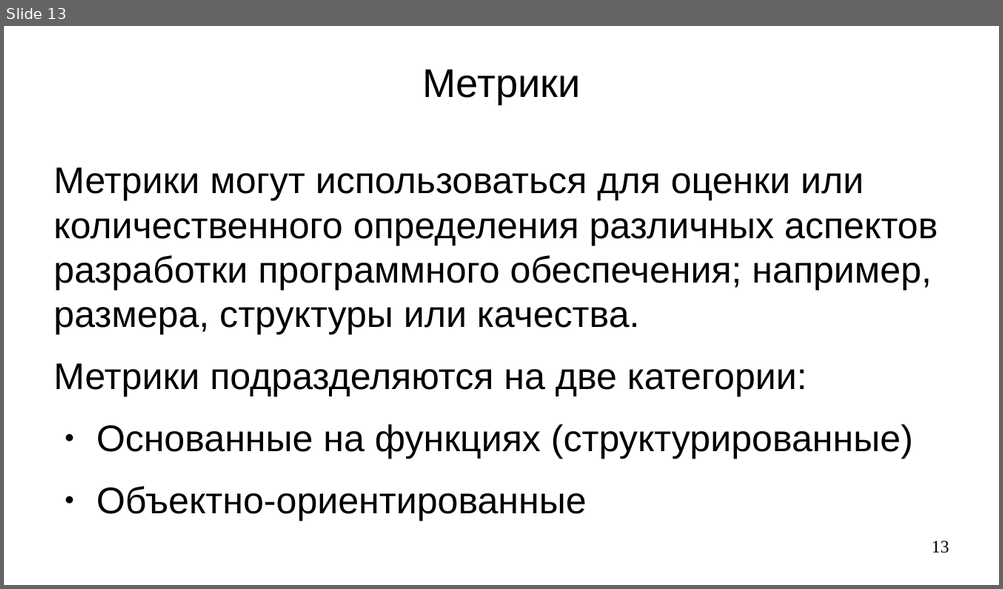
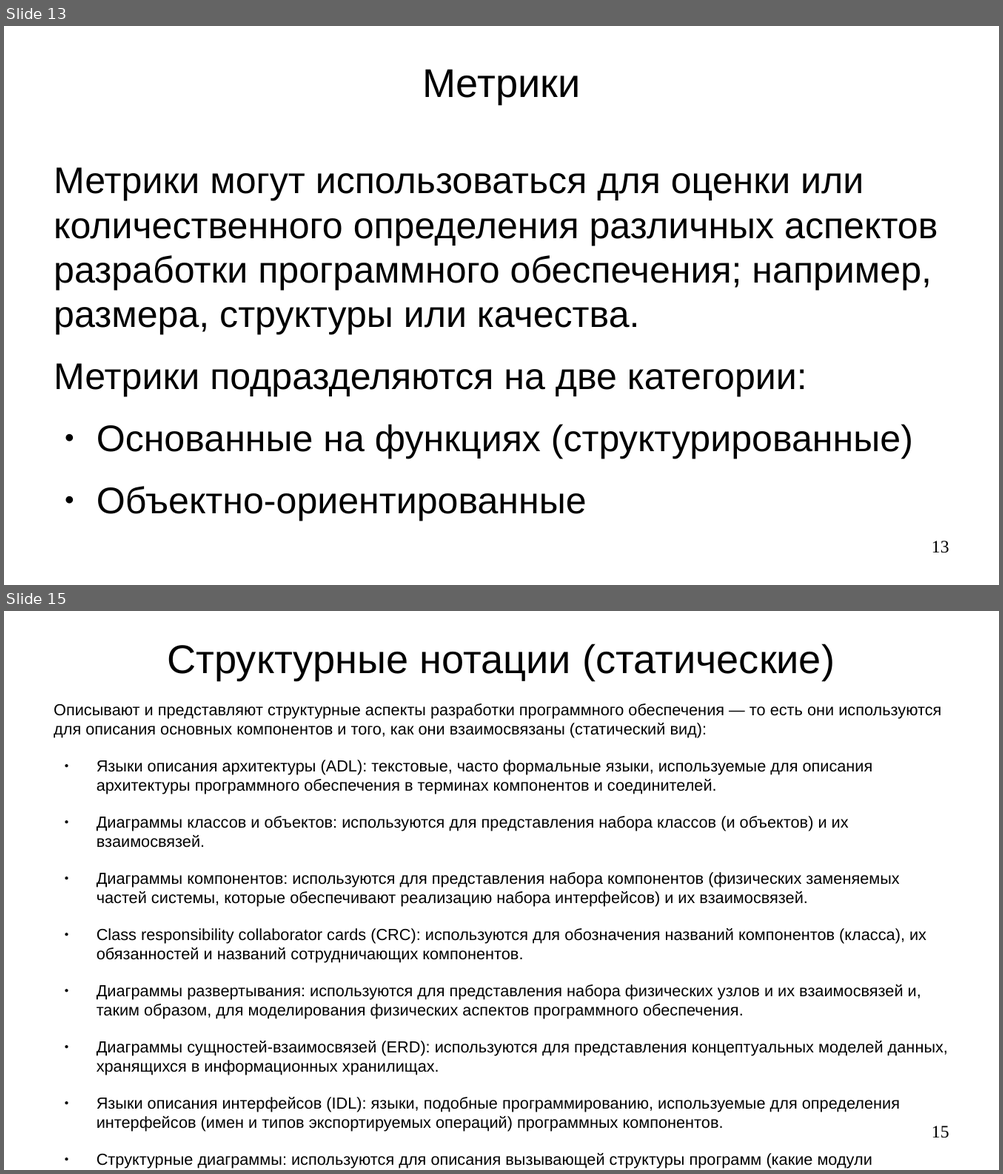
Before and after one commit to steelcraft/stud-lab, a slide deck: Лекции/CASWE01#L2.odp. Shown one above the other, each under a label of ours: slide 13 before the commit, slides 13 and 15 after it; the slides between them are not shown. The pictures are 1003x589 and 1003x1174 pixels, drawn with LibreOffice and Linux fonts; fonts in the diff are those of the drawing. Boxes give left, top, right and bottom in pixels: in the first picture for what was removed or moved away, otherwise in the second. Text is boxed around its words. In the diff, an @@ line names an element or a change of style, - is before the commit and + after.

Commit message:
Добавлен раздел "Нотации для проектирования ПО"

```diff
--- a/Лекции/CASWE01#L2.odp
+++ b/Лекции/CASWE01#L2.odp
@@ slide 15 added at (4, 611, 999, 1170), background #FFFFFF @@
@@ title added at (167, 644, 834, 681), 32 pt, text #000000 @@
+Структурные нотации (статические)
@@ text added at (54, 703, 948, 1169), 12.8 pt, text #000000 @@
+Описывают и представляют структурные аспекты разработки программного обеспечения — то есть они используются для описания основных компонентов и того, как они взаимосвязаны (статический вид):
+● Языки описания архитектуры (ADL): текстовые, часто формальные языки, используемые для описания архитектуры программного обеспечения в терминах компонентов и соединителей.
+● Диаграммы классов и объектов: используются для представления набора классов (и объектов) и их взаимосвязей.
+● Диаграммы компонентов: используются для представления набора компонентов (физических заменяемых частей системы, которые обеспечивают реализацию набора интерфейсов) и их взаимосвязей.
+● Class responsibility collaborator cards (CRC): используются для обозначения названий компонентов (класса), их обязанностей и названий сотрудничающих компонентов.
+● Диаграммы развертывания: используются для представления набора физических узлов и их взаимосвязей и, таким образом, для моделирования физических аспектов программного обеспечения.
+● Диаграммы сущностей-взаимосвязей (ERD): используются для представления концептуальных моделей данных, хранящихся в информационных хранилищах.
+● Языки описания интерфейсов (IDL): языки, подобные программированию, используемые для определения интерфейсов (имен и типов экспортируемых операций) программных компонентов.
+● Структурные диаграммы: используются для описания вызывающей структуры программ (какие модули вызывают и вызываются с помощью каких других модулей).
@@ page number added at (931, 1126, 949, 1139), 14 pt, text #000000 @@
+15
```
Also in this commit, not shown: 2 other slides added.
